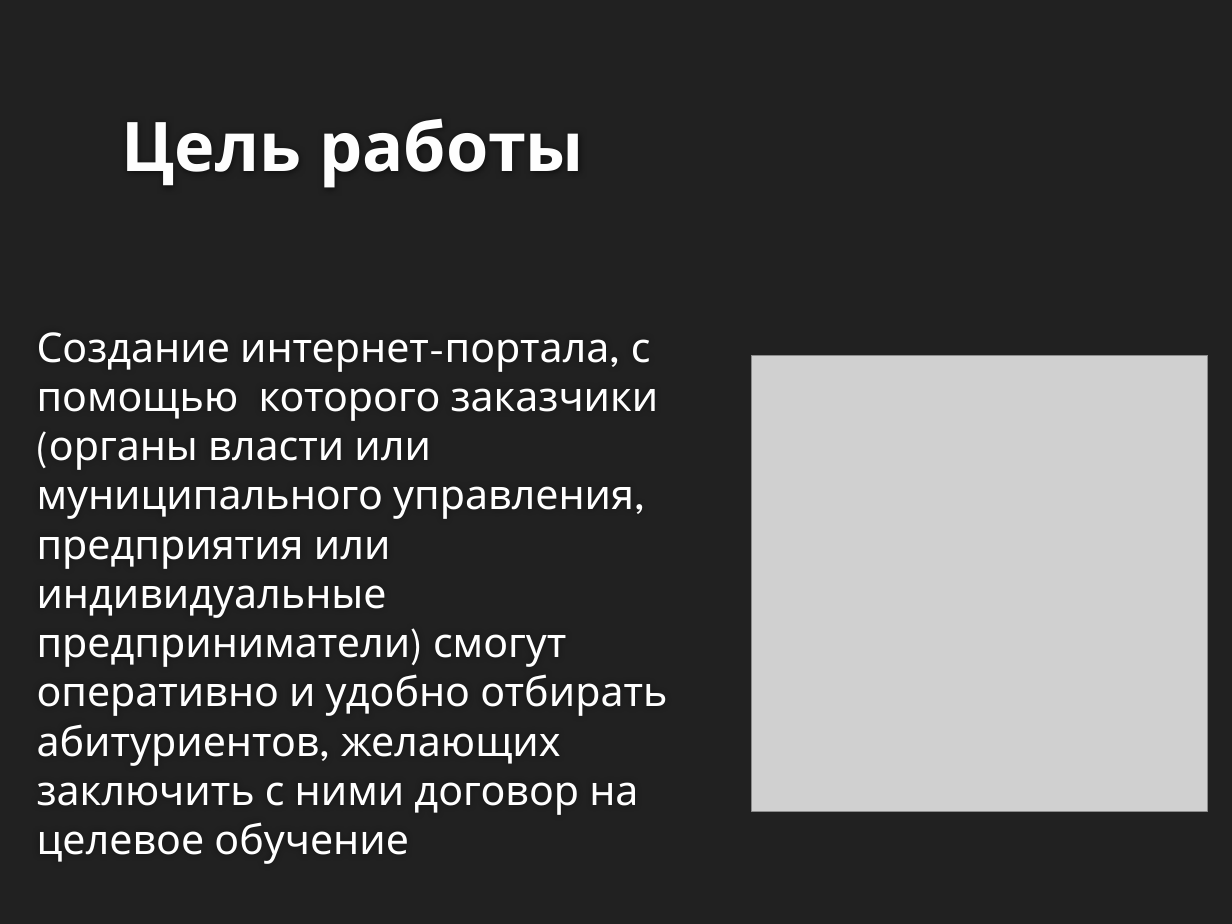
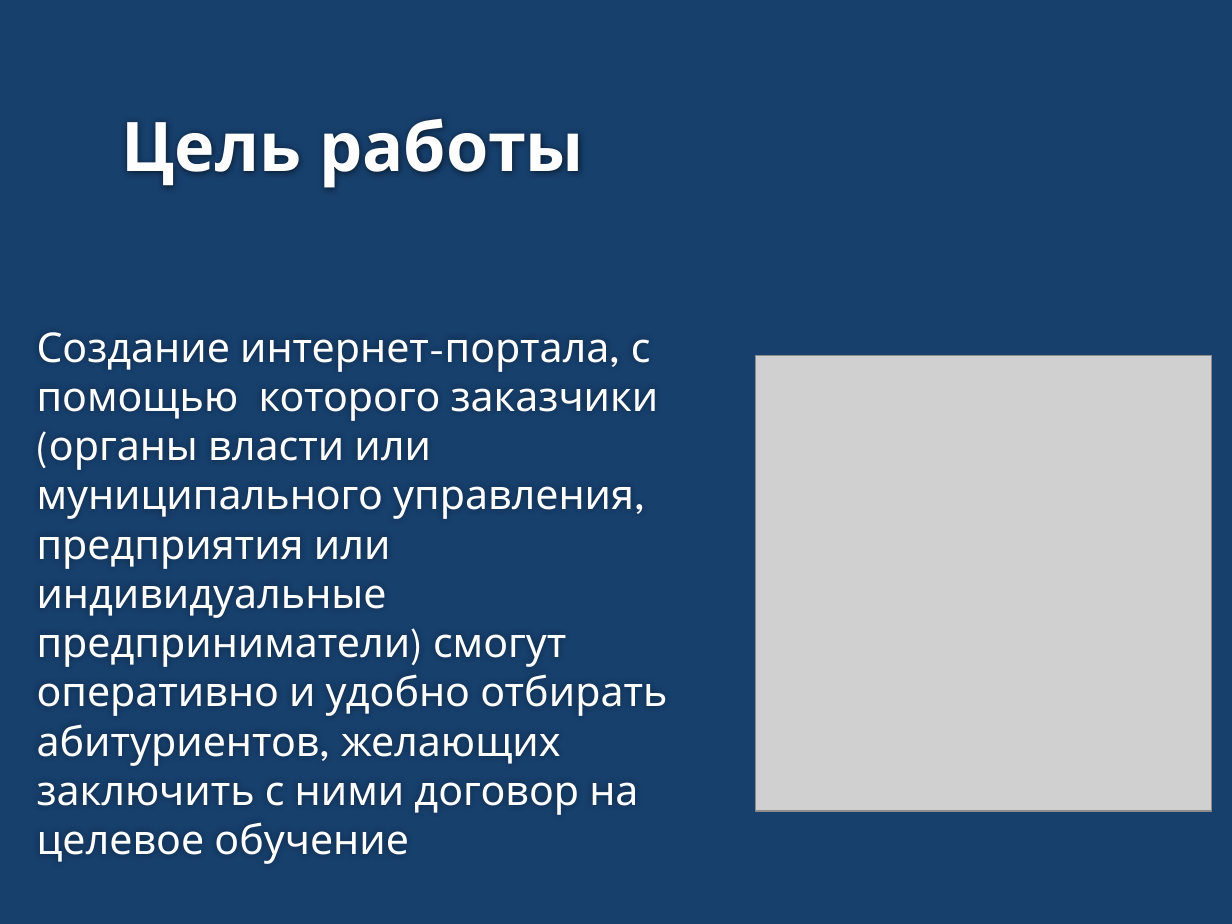
Before and after one commit to SerPan23/celevik, a slide deck: slide 3 of презентация.pptx. Drawn at 1232x924 pixels with LibreOffice and Linux fonts; fonts in the diff are those of the drawing; grey boxes stand for pictures; background and template pictures are left out. Boxes give left, top, right and bottom in pixels: in the first picture for what was removed or moved away, otherwise in the second. Text is boxed around its words. In the diff, an @@ line names an element or a change of style, - is before the commit and + after.

```diff
--- a/презентация.pptx
+++ b/презентация.pptx
@@ background #212121 to #17406D @@
@@ picture: place and size @@
-picture at (752,355,1207,811)
+picture at (755,355,1211,811)
```
Also in this commit, not shown: 10 other slides changed, 1 slide added, 4 other files.
